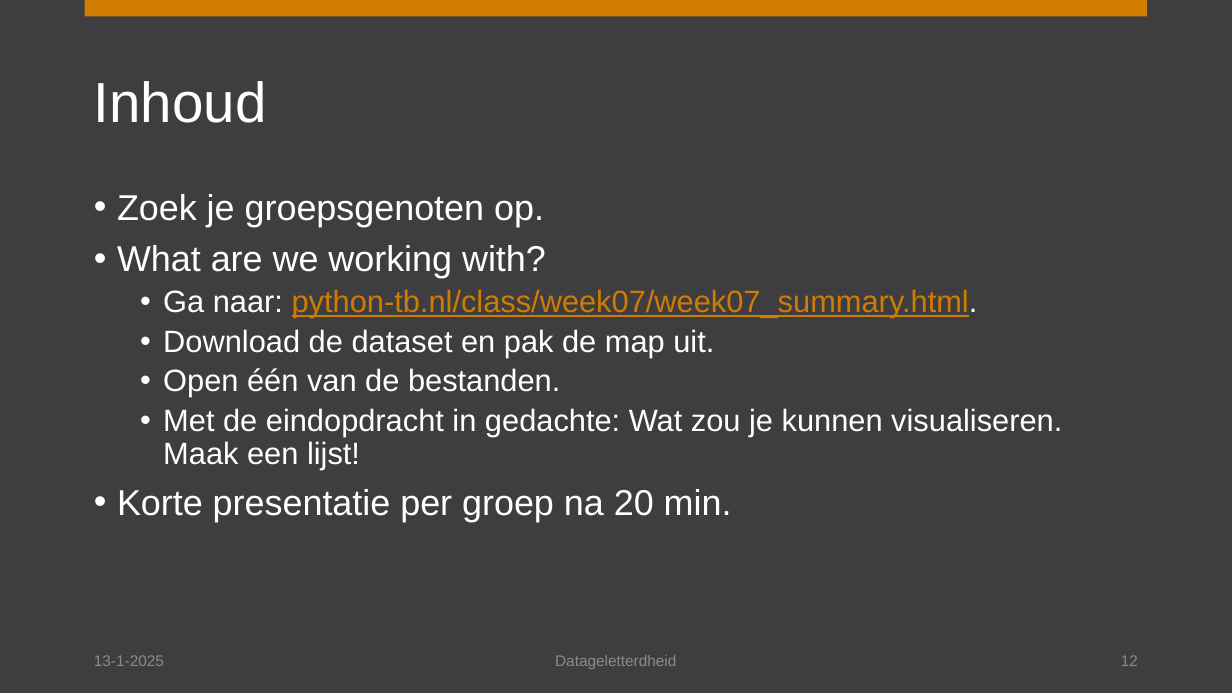
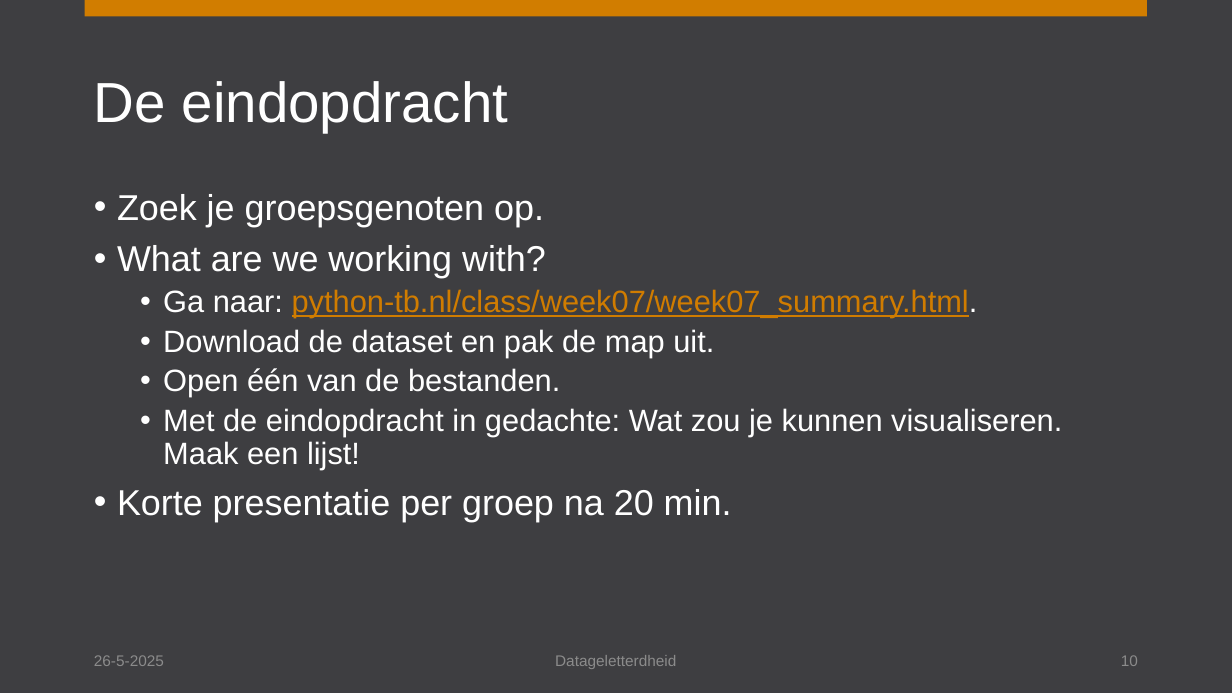
Before and after one commit to Remi-ui/python_tb, a slide deck: slide 10 of _downloads/eff4543702662988687e4a8b43000245/stuurinformatie_workshop_7.pptx (slide 12 before the commit). Drawn at 1232x693 pixels with LibreOffice and Linux fonts; fonts in the diff are those of the drawing. Boxes give left, top, right and bottom in pixels: in the first picture for what was removed or moved away, otherwise in the second. Text is boxed around its words. In the diff, an @@ line names an element or a change of style, - is before the commit and + after.

```diff
--- a/_downloads/eff4543702662988687e4a8b43000245/stuurinformatie_workshop_7.pptx
+++ b/_downloads/eff4543702662988687e4a8b43000245/stuurinformatie_workshop_7.pptx
@@ title at [94,81,508,132]: text changed @@
-Inhoud
+De eindopdracht
@@ text at [94,655,164,666]: text changed @@
-13-1-2025
+26-5-2025
@@ page number at [1121,655,1138,666]: text changed @@
-12
+10
```
Also in this commit, not shown: 9 other slides changed, 2 slides removed, 25 other files.
